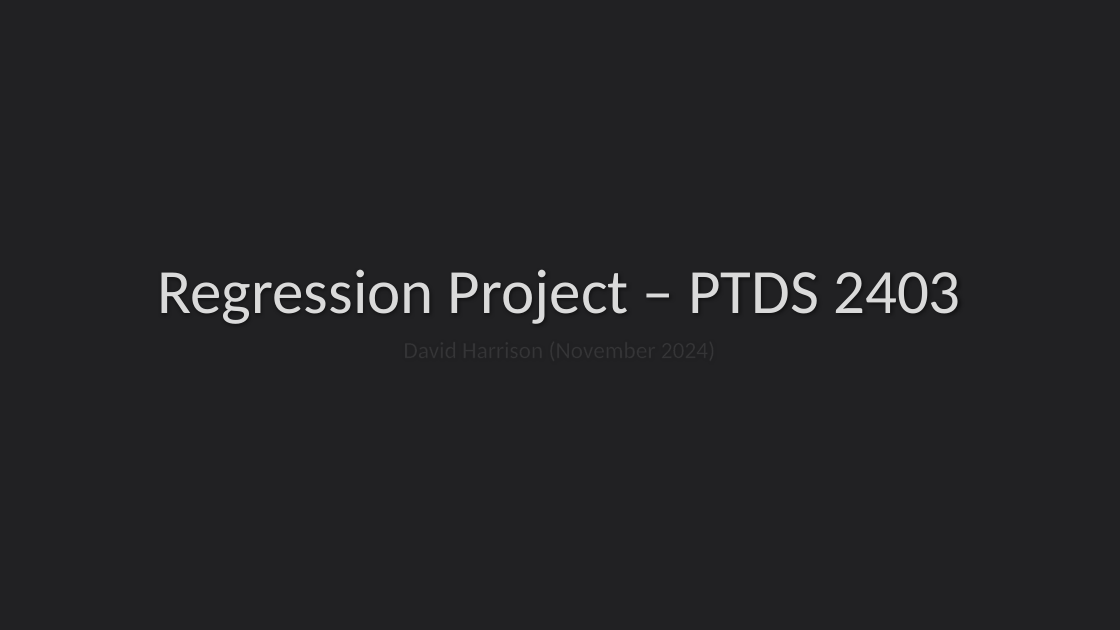
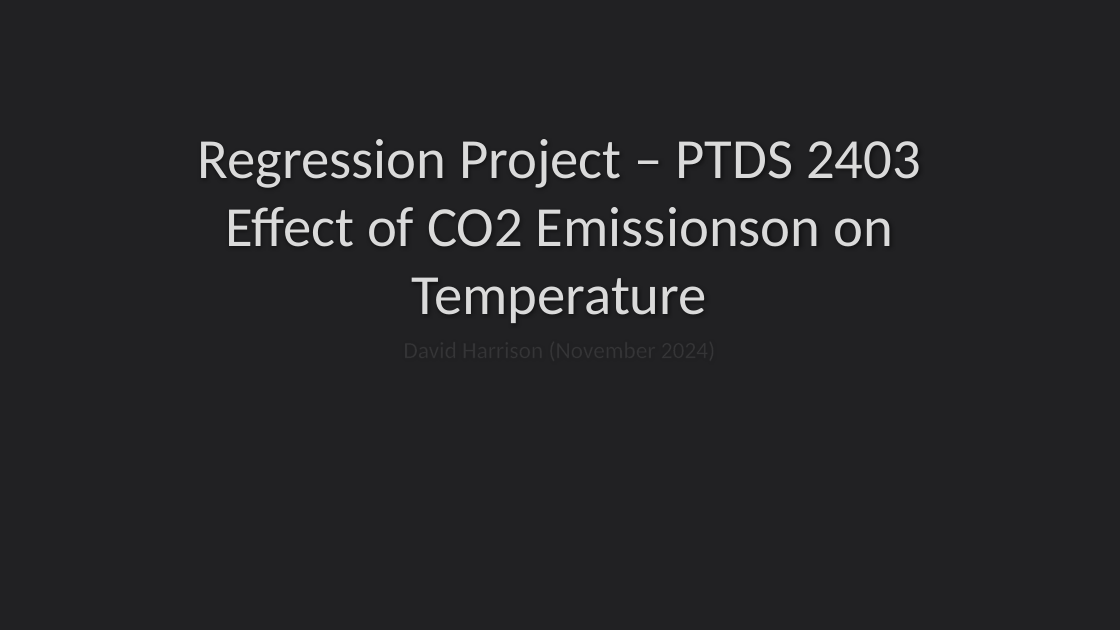
Before and after one commit to DavidFHarrison/2403PTDS_Regression_DH, a slide deck: slide 1 of Regression Project – PTDS 2403.pptx. Drawn at 1120x630 pixels with LibreOffice and Linux fonts; fonts in the diff are those of the drawing. Boxes give left, top, right and bottom in pixels: in the first picture for what was removed or moved away, otherwise in the second. Text is boxed around its words. In the diff, an @@ line names an element or a change of style, - is before the commit and + after.

```diff
--- a/Regression Project – PTDS 2403.pptx
+++ b/Regression Project – PTDS 2403.pptx
@@ title at <box>198,139,921,323</box>: text changed; size 54 to 48.6 pt @@
-Regression Project – PTDS 2403
+Regression Project – PTDS 2403
+Effect of CO2 Emissionson on Temperature
```
Also in this commit, not shown: 8 other slides changed, 11 slides added, 4 other files.
